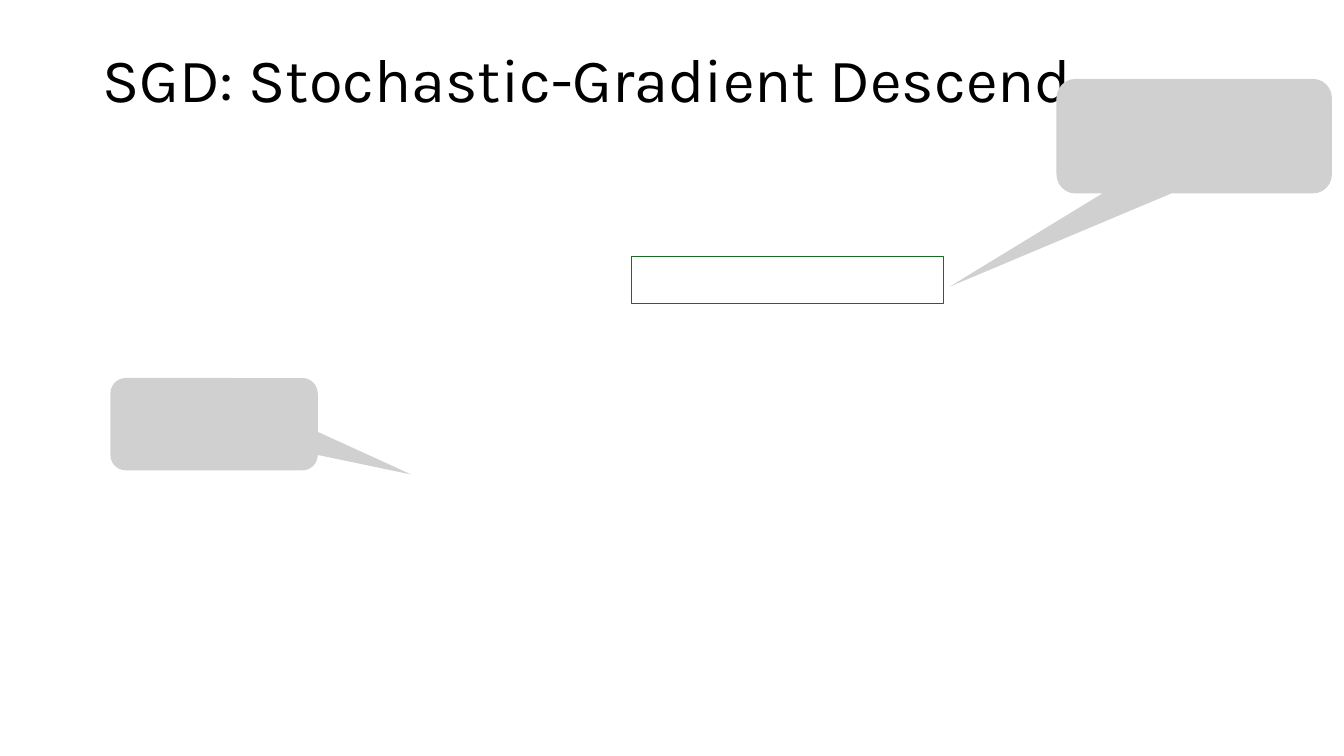
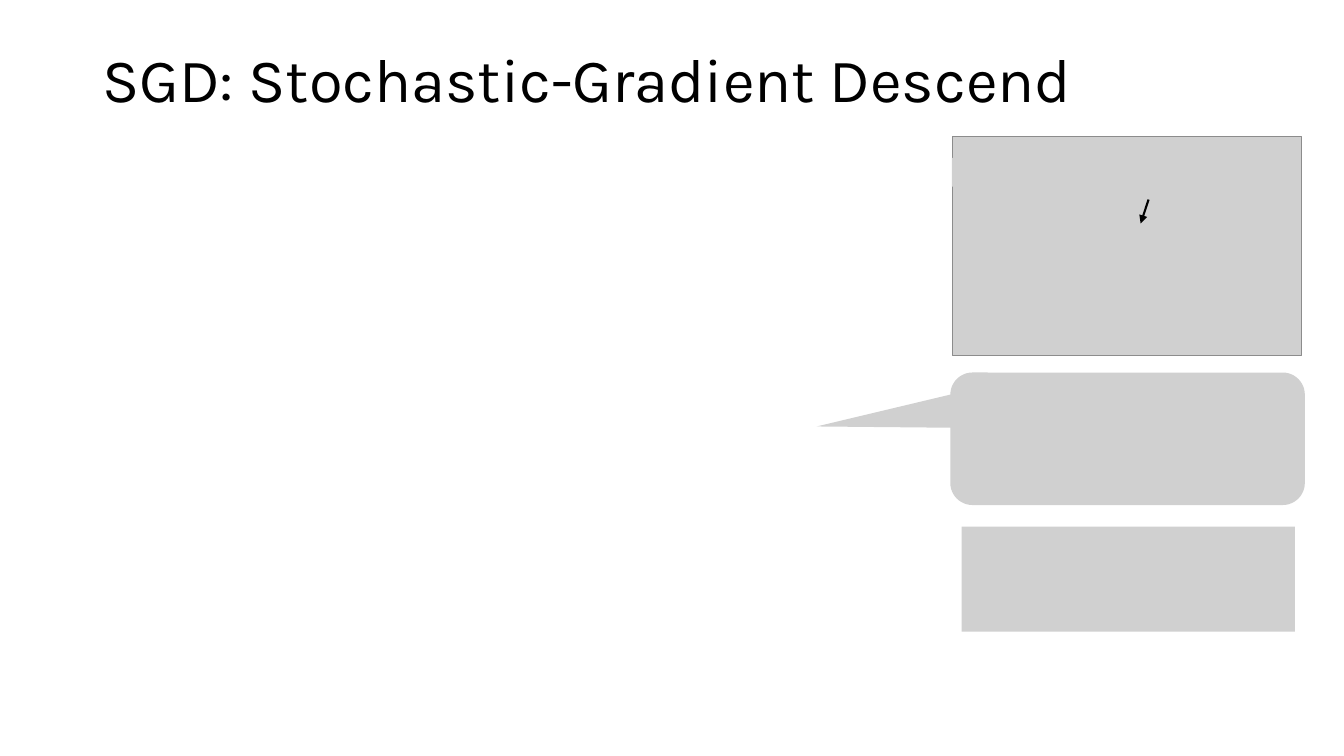
Before and after one commit to mhahsler/Introduction_to_Reinforcement_Learning, a slide deck: slide 11 of slides/Lecture_Chapter09.pptx. Drawn at 1344x756 pixels with LibreOffice and Linux fonts; fonts in the diff are those of the drawing; grey boxes stand for pictures. Boxes give left, top, right and bottom in pixels: in the first picture for what was removed or moved away, otherwise in the second. Text is boxed around its words. In the diff, an @@ line names an element or a change of style, - is before the commit and + after.

```diff
--- a/slides/Lecture_Chapter09.pptx
+++ b/slides/Lecture_Chapter09.pptx
@@ picture removed at box(1057, 79, 1332, 194) @@
@@ group added at box(952, 136, 1302, 356): 5 pictures, 1 arrow @@
@@ rectangle removed at box(632, 257, 944, 303) @@
@@ picture removed at box(111, 378, 319, 471) @@
@@ picture added at box(951, 373, 1306, 505) @@
@@ picture added at box(962, 526, 1296, 631) @@
```
Also in this commit, not shown: 2 other slides changed, 1 other file.
